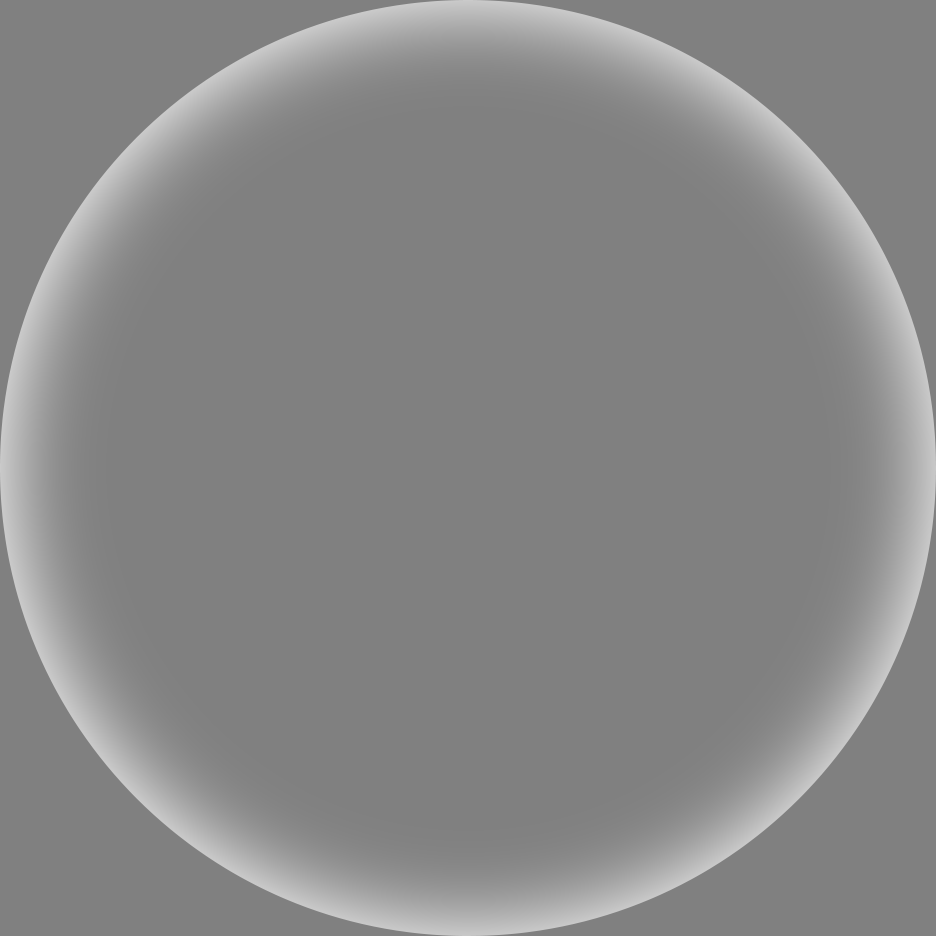
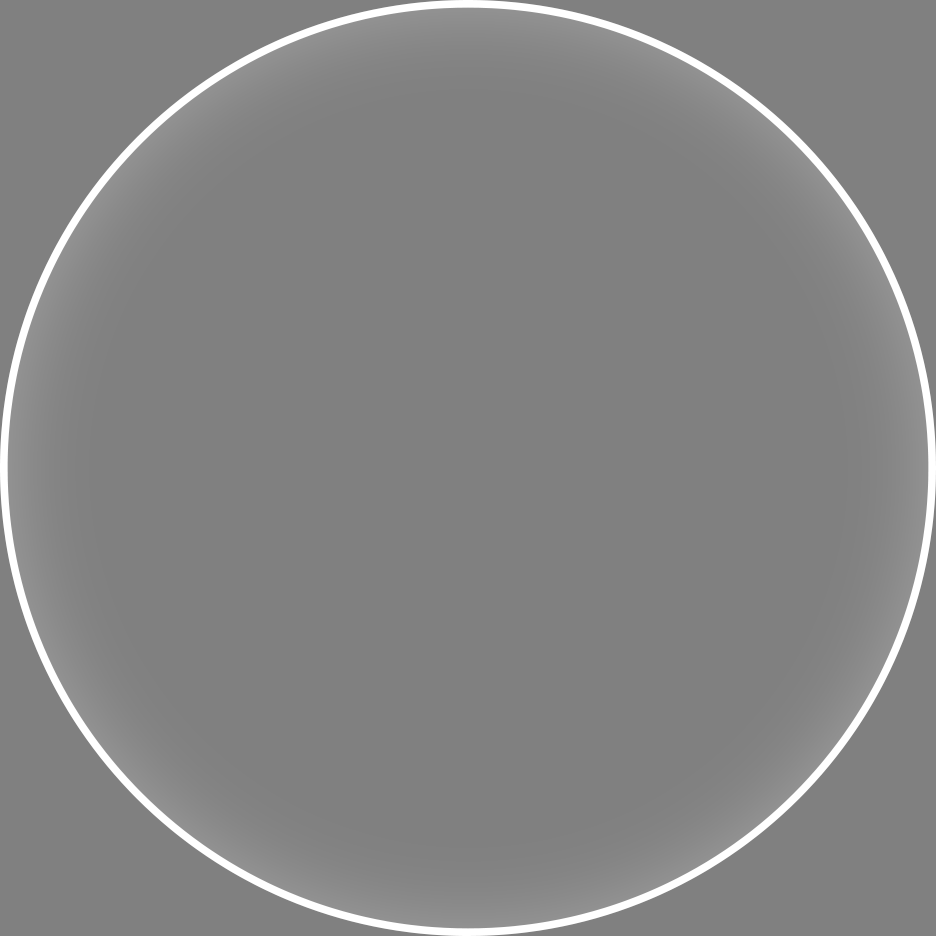
Layer changes from the first (936, 936) image to the second:
added layer "Ellipse 1 copy" above "Ellipse 1" over box(0, 0, 936, 936)
"Ellipse 1": opacity 100% → 28% over box(0, 0, 936, 936)
